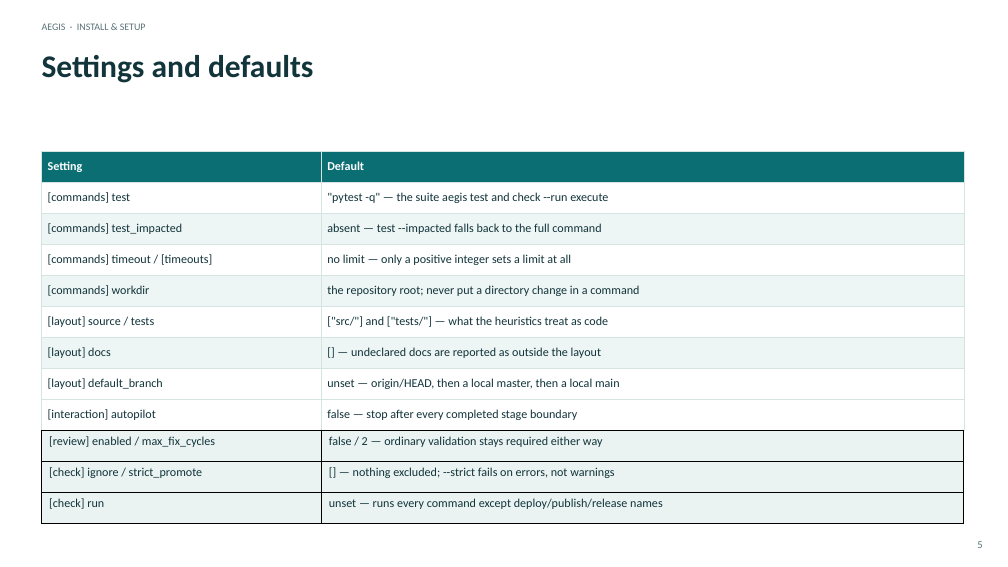
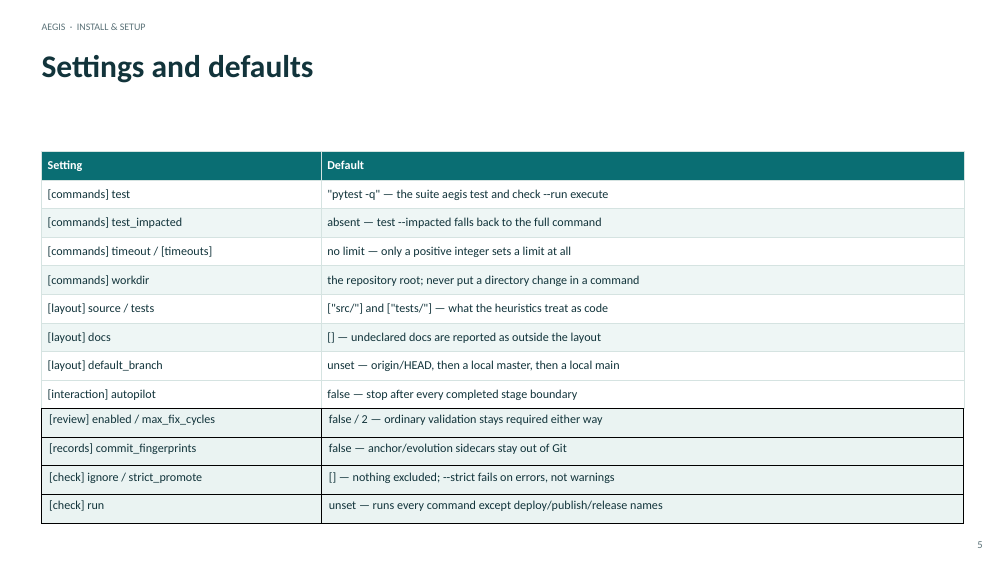
Before and after one commit to DDP-Engineering/Agentic_Engineering_Governance_Integrity_System, a slide deck: slide 5 of 06_SoftwareDocu/01_Install_and_Setup.pptx. Drawn at 1008x567 pixels with LibreOffice and Linux fonts; fonts in the diff are those of the drawing. Boxes give left, top, right and bottom in pixels: in the first picture for what was removed or moved away, otherwise in the second. Text is boxed around its words. In the diff, an @@ line names an element or a change of style, - is before the commit and + after.

```diff
--- a/06_SoftwareDocu/01_Install_and_Setup.pptx
+++ b/06_SoftwareDocu/01_Install_and_Setup.pptx
@@ table at (x1=42, y1=151, x2=964, y2=523) @@
+row 11: [records] commit_fingerprints | false — anchor/evolution sidecars stay out of Git
```
Also in this commit, not shown: 3 other slides changed, 30 other files.
